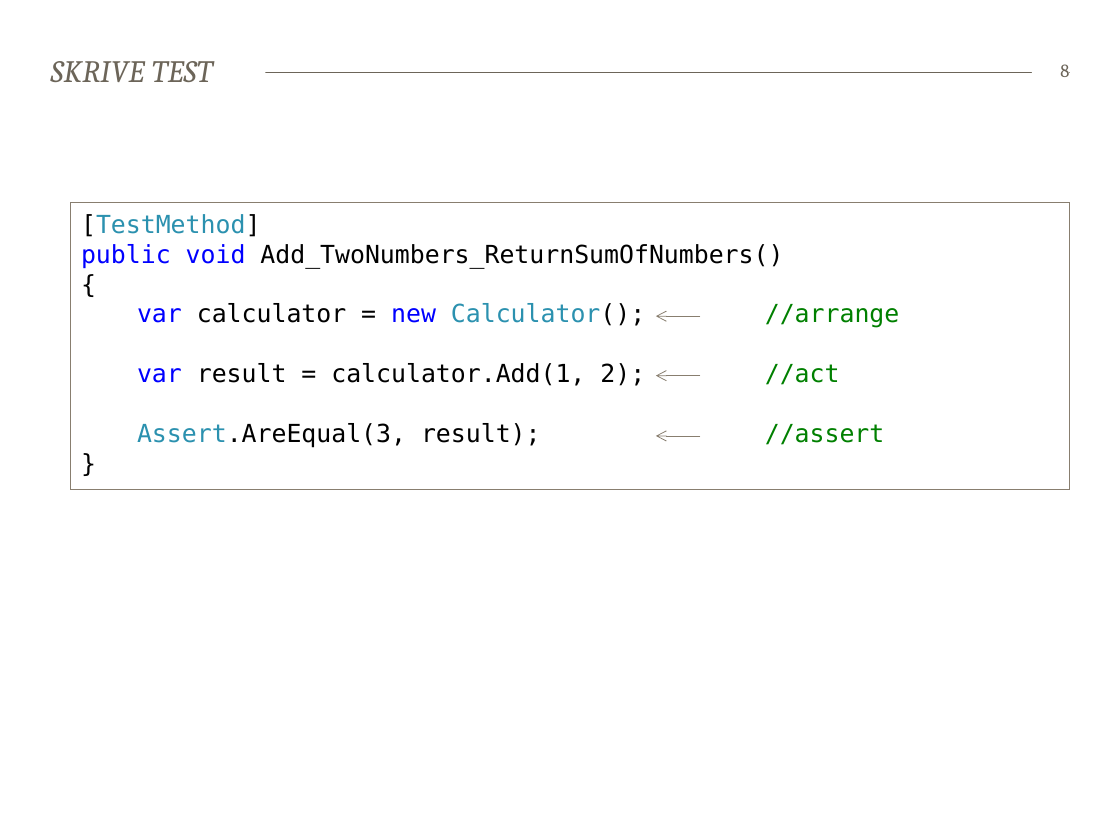
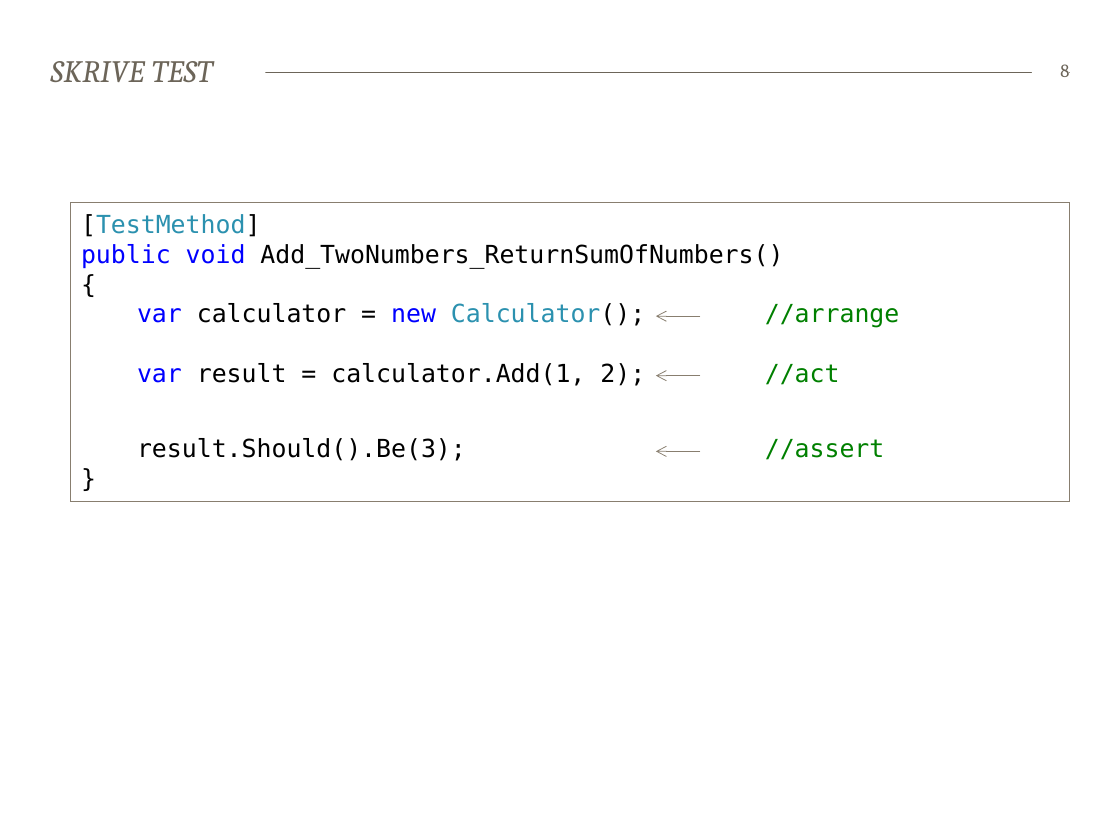
Before and after one commit to bekk/dotnetkurs, a slide deck: slide 8 of tdd/TDD.pptx. Drawn at 1120x840 pixels with LibreOffice and Linux fonts; fonts in the diff are those of the drawing. Boxes give left, top, right and bottom in pixels: in the first picture for what was removed or moved away, otherwise in the second. Text is boxed around its words. In the diff, an @@ line names an element or a change of style, - is before the commit and + after.

```diff
--- a/tdd/TDD.pptx
+++ b/tdd/TDD.pptx
@@ rectangle "[TestMethod] public void Add_TwoNumbers_ReturnSumOfNumbers() ...": place and size @@
-rectangle "[TestMethod] public void Add_TwoNumbers_ReturnSumOfNumbers() ..." at [71,203,1070,489]
+rectangle "[TestMethod] public void Add_TwoNumbers_ReturnSumOfNumbers() ..." at [71,203,1070,501]
@@ text in rectangle at [81,214,899,461]: text changed @@
-[TestMethod]
-public void Add_TwoNumbers_ReturnSumOfNumbers()
-{
-var calculator = new Calculator(); //arrange
-var result = calculator.Add(1, 2); //act
-Assert.AreEqual(3, result); //assert
-}
+[TestMethod]
+public void Add_TwoNumbers_ReturnSumOfNumbers()
+{
+var calculator = new Calculator(); //arrange
+var result = calculator.Add(1, 2); //act
+result.Should().Be(3); //assert
+}
@@ arrow moved from (700, 436) - (656, 436) to (700, 451) - (656, 451) @@
```
Also in this commit, not shown: 8 other slides changed, 1 slide added, 1 other file.
